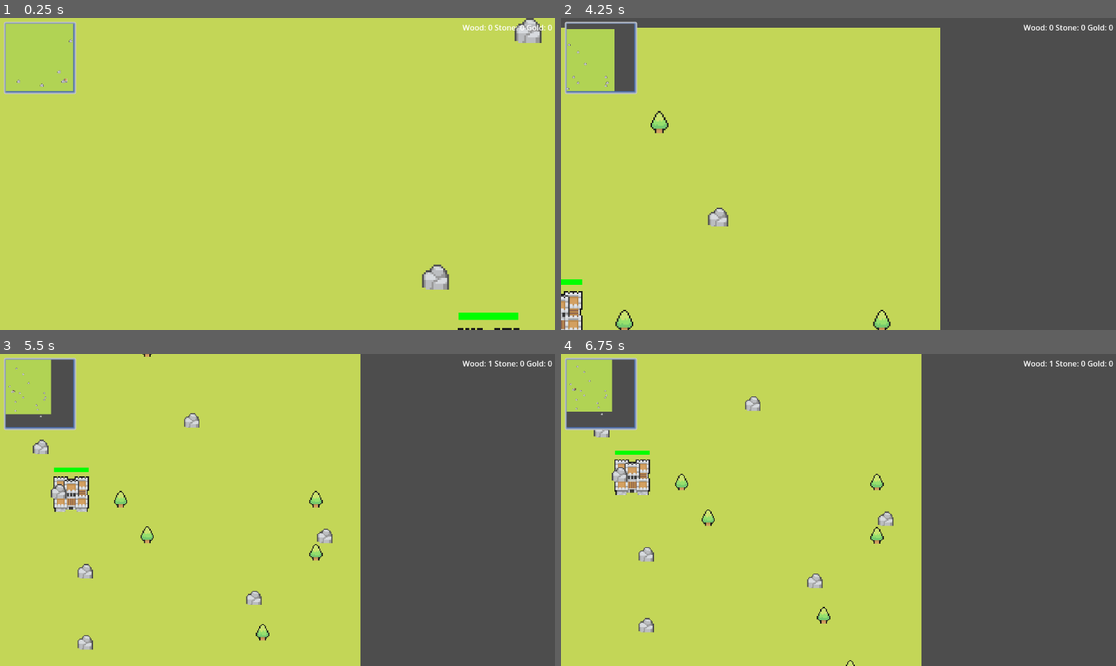
Above: before the commit, frames 1-4 (two rows, left to right).
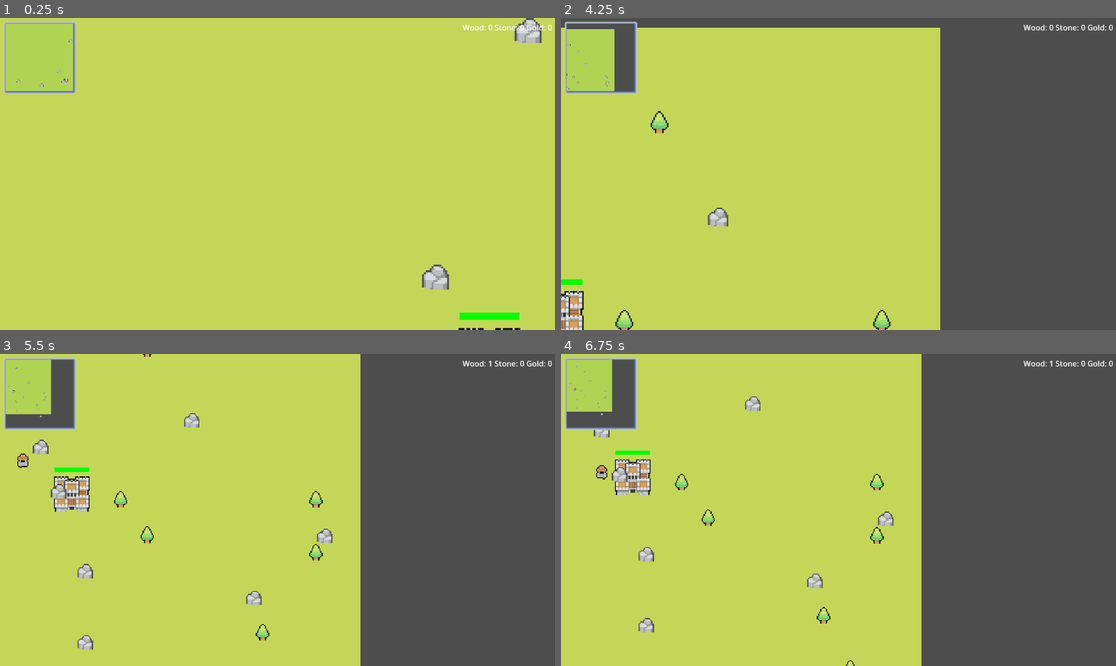
Above: after the commit, the same moments.

Repository: MSchablinger/CastleIO
Game: Godot game, scene res://world.tscn
Two runs of this game, one before a commit and one after it. Both use one fixed random seed, a clock stepped at 60 frames per second and the inputs below.
Inputs (mouse positions are in pixels of both pictures, inside the frame that each line leads up to):
- Up to frame 1 (0.25 s): no input
- Up to frame 2 (4.25 s): tap Enter at 0.5 s; move the mouse to (960, 158) at 0.52 s; press the mouse at (960, 158) at 0.53 s; hold Right (ui_right) 0.53-1.25 s; release the mouse at (960, 158) at 1.25 s; drag from (727, 189) to (810, 236) at 1.27 s; move the mouse to (894, 105) at 2.02 s; hold Right (ui_right) 2.03-2.75 s; tap Mouse wheel down (WheelDown) at 2.1 s; drag from (810, 236) to (672, 127) at 2.77 s; move the mouse to (1005, 220) at 3.52 s; press the mouse at (1005, 220) at 3.53 s; hold Left (ui_left) from 3.53 s (still down)
- Up to frame 3 (5.5 s): release Left (ui_left) at 4.25 s; release the mouse at (444, 556) at 4.25 s; drag from (111, 463) to (194, 432) at 4.27 s; move the mouse to (305, 510) at 5.02 s; hold Down (ui_down) from 5.03 s (still down); tap Mouse wheel down (WheelDown) at 5.1 s; click (305, 510) at 5.17 s
- Up to frame 4 (6.75 s): release Down (ui_down) at 5.75 s; drag from (755, 432) to (727, 525) at 5.77 s; move the mouse to (960, 494) at 6.52 s; press the mouse at (960, 494) at 6.53 s; hold Up (ui_up) from 6.53 s (still down)

The runs differ from the first frame. In frame 1, less than 0.1% of the frame differs, in the area x 11-94%, y 19-100%; in frame 2, 0.1%; in frame 3, 0.3%, in the area x 2-17%, y 11-51%; in frame 4, 0.3%.

Commit message:
Started implementing simple enemy

Diff:
--- /dev/null
+++ b/unit/peasant.gd
@@ -0,0 +1,27 @@
+extends CharacterBody2D
+
+
+var speed : int = 100
+var direction : Vector2
+
+func _ready():
+	var dist = Vector2(520, 392) - position
+	if abs(dist.x) > abs(dist.y):
+		direction.x = dist.x
+		direction.y = 0
+	else:
+		#move vertically
+		direction.x = 0
+		direction.y = dist.y
+
+func _physics_process(_delta):
+	$AnimatedSprite2D.animation = "down"
+	$AnimatedSprite2D.play()
+	direction = Vector2(520, 392) - position
+	direction = direction.normalized()
+	velocity = direction * speed
+	move_and_slide()
+	if velocity.x != 0:
+			$AnimatedSprite2D.flip_h = velocity.x < 0
+	else:
+		pass
--- /dev/null
+++ b/unit/peasant.tscn
@@ -0,0 +1,98 @@
+[gd_scene load_steps=14 format=3 uid="uid://cevjtc14h54s7"]
+
+[ext_resource type="Script" path="res://unit/peasant.gd" id="1_oqstg"]
+[ext_resource type="Texture2D" uid="uid://hd87tn7lu2r" path="res://images/MiniWorldSprites/Characters/Workers/FarmerTemplate.png" id="1_pknup"]
+
+[sub_resource type="AtlasTexture" id="AtlasTexture_3ti4n"]
+atlas = ExtResource("1_pknup")
+region = Rect2(16, 0, 16, 16)
+
+[sub_resource type="AtlasTexture" id="AtlasTexture_a7fa1"]
+atlas = ExtResource("1_pknup")
+region = Rect2(32, 0, 16, 16)
+
+[sub_resource type="AtlasTexture" id="AtlasTexture_u38yl"]
+atlas = ExtResource("1_pknup")
+region = Rect2(48, 0, 16, 16)
+
+[sub_resource type="AtlasTexture" id="AtlasTexture_p2ybe"]
+atlas = ExtResource("1_pknup")
+region = Rect2(64, 0, 16, 16)
+
+[sub_resource type="AtlasTexture" id="AtlasTexture_6y5p6"]
+atlas = ExtResource("1_pknup")
+region = Rect2(0, 0, 16, 16)
+
+[sub_resource type="AtlasTexture" id="AtlasTexture_b242j"]
+atlas = ExtResource("1_pknup")
+region = Rect2(16, 16, 16, 16)
+
+[sub_resource type="AtlasTexture" id="AtlasTexture_u4qdn"]
+atlas = ExtResource("1_pknup")
+region = Rect2(32, 16, 16, 16)
+
+[sub_resource type="AtlasTexture" id="AtlasTexture_trn8i"]
+atlas = ExtResource("1_pknup")
+region = Rect2(48, 16, 16, 16)
+
+[sub_resource type="AtlasTexture" id="AtlasTexture_fqams"]
+atlas = ExtResource("1_pknup")
+region = Rect2(64, 16, 16, 16)
+
+[sub_resource type="SpriteFrames" id="SpriteFrames_5oxf5"]
+animations = [{
+"frames": [{
+"duration": 1.0,
+"texture": SubResource("AtlasTexture_3ti4n")
+}, {
+"duration": 1.0,
+"texture": SubResource("AtlasTexture_a7fa1")
+}, {
+"duration": 1.0,
+"texture": SubResource("AtlasTexture_u38yl")
+}, {
+"duration": 1.0,
+"texture": SubResource("AtlasTexture_p2ybe")
+}],
+"loop": true,
+"name": &"down",
+"speed": 5.0
+}, {
+"frames": [{
+"duration": 1.0,
+"texture": SubResource("AtlasTexture_6y5p6")
+}],
+"loop": true,
+"name": &"idle",
+"speed": 5.0
+}, {
+"frames": [{
+"duration": 1.0,
+"texture": SubResource("AtlasTexture_b242j")
+}, {
+"duration": 1.0,
+"texture": SubResource("AtlasTexture_u4qdn")
+}, {
+"duration": 1.0,
+"texture": SubResource("AtlasTexture_trn8i")
+}, {
+"duration": 1.0,
+"texture": SubResource("AtlasTexture_fqams")
+}],
+"loop": true,
+"name": &"up",
+"speed": 5.0
+}]
+
+[sub_resource type="RectangleShape2D" id="RectangleShape2D_dhjui"]
+
+[node name="Peasant" type="CharacterBody2D"]
+scale = Vector2(2, 2)
+script = ExtResource("1_oqstg")
+
+[node name="AnimatedSprite2D" type="AnimatedSprite2D" parent="."]
+sprite_frames = SubResource("SpriteFrames_5oxf5")
+animation = &"down"
+
+[node name="CollisionShape2D" type="CollisionShape2D" parent="."]
+shape = SubResource("RectangleShape2D_dhjui")
--- a/world.tscn
+++ b/world.tscn
@@ -6,6 +6,7 @@
 [ext_resource type="PackedScene" uid="uid://bg2ohhatacu6c" path="res://UI/ui.tscn" id="5_v8451"]
 [ext_resource type="Script" path="res://Objects.gd" id="6_enffx"]
 [ext_resource type="PackedScene" uid="uid://ds8keryh4mlvy" path="res://Houses/castle_keep.tscn" id="6_w36ft"]
+[ext_resource type="PackedScene" uid="uid://cevjtc14h54s7" path="res://unit/peasant.tscn" id="7_qdy2e"]
 
 [sub_resource type="TileSetAtlasSource" id="TileSetAtlasSource_t20aj"]
 resource_name = "Grass"
@@ -47,6 +48,8 @@
 y_sort_enabled = true
 
 [node name="CastleKeep" parent="Houses" instance=ExtResource("6_w36ft")]
-position = Vector2(519, 392)
+position = Vector2(520, 392)
 
 [node name="Resources" type="Node2D" parent="."]
+
+[node name="Peasant" parent="." instance=ExtResource("7_qdy2e")]
Not shown: 1 places in world.tscn that only renumber resources
